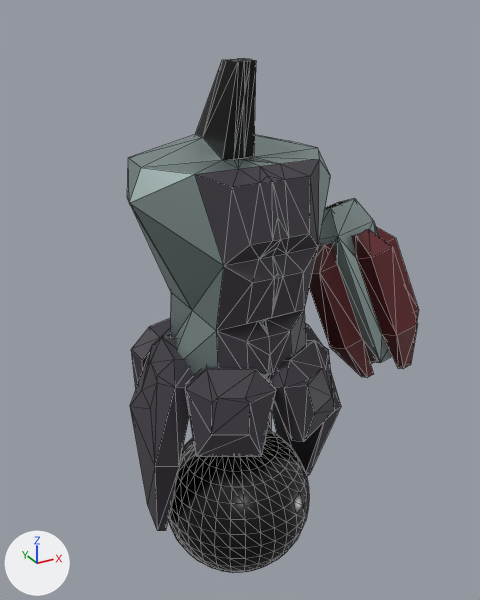
The glTF model character_body.glb, before and after one commit.
Camera for both pictures: a 50 mm camera at (-4.05, -7.47, 8.28) aimed at (0.01, -0.08, 4.58). Arrows for +X, +Y and +Z are at lower left; the lights stay in place. Mesh edges are drawn as thin lines. Where no turn or scale is listed for an object, it has been applied to the vertices.

The older version as bpy lines, for what is in view:
```python
me_cube_002 = bpy.data.meshes.new('Cube.002')
me_cube_002.from_pydata(...)  # 355 vertices, 706 faces; spans x -1.47..1.47, y -0.75..1.51, z -2.67..2.75
# faces by material slot: [350, 304, 20, 32]
me_cube_002.materials.append(mat_material_002)  # grey #a4b4b3
me_cube_002.materials.append(mat_material_001)  # black #3e3943
me_cube_002.materials.append(mat_material_005)  # black #000000
me_cube_002.materials.append(mat_material_007)  # black #000000
me_cube_004 = bpy.data.meshes.new('Cube.004')
me_cube_004.from_pydata(...)  # 116 vertices, 208 faces; spans x -1.54..1.54, y -1.3..1.58, z -0.14..2.89
me_cube_004.materials.append(mat_material_001)  # black #3e3943
me_sphere = bpy.data.meshes.new('Sphere')
me_sphere.from_pydata(...)  # a UV sphere (32 segments, 16 rings, poles along z) spanning x -1.15..1.15, y -1.15..1.15, z -1.15..1.15
me_sphere.materials.append(mat_material_007)  # black #000000
ob_cube = bpy.data.objects.new('Cube', me_cube_002)
ob_cube.location = (0.0, -0.36, 4.96)
ob_cube_002 = bpy.data.objects.new('Cube.002', me_cube_004)
ob_cube_002.location = (0.0, 0.0, 1.16)
ob_sphere = bpy.data.objects.new('Sphere', me_sphere)
ob_sphere.location = (0.0, 0.0, 1.16)
# also in view: 'Cube.004' at (2.12, -0.14, 4.35)
```
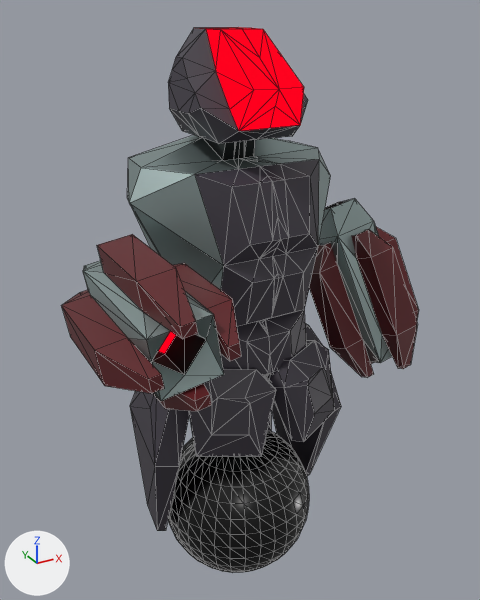
Diff of the bpy script that builds the scene:
```diff
--- a/character_body.glb.py
+++ b/character_body.glb.py
@@ me_cube_005 @@
+me_cube_005.from_pydata(...)  # 104 vertices, 204 faces; spans x -0.77..0.77, y -1.21..1.4, z -0.77..0.77
+# faces by material slot: [48, 96, 12, 48]
+me_cube_005.materials.append(mat_material_002)  # grey #a4b4b3
+me_cube_005.materials.append(mat_material_004)  # dark red #5f1d22
+me_cube_005.materials.append(mat_material_005)  # black #000000
+me_cube_005.materials.append(mat_material_006)  # black #000000
@@ me_cube_003 @@
+me_cube_003.from_pydata(...)  # 64 vertices, 124 faces; spans x -0.79..0.79, y -1.0..0.73, z -0.61..0.61
+# faces by material slot: [92, 32]
+me_cube_003.materials.append(mat_material_001)  # black #3e3943
+me_cube_003.materials.append(mat_material_005)  # black #000000
@@ ob_cube_003 @@
+ob_cube_003 = bpy.data.objects.new('Cube.003', me_cube_005)
+ob_cube_003.location = (-1.79, -1.3, 5.21)
@@ ob_cube_001 @@
+ob_cube_001 = bpy.data.objects.new('Cube.001', me_cube_003)
+ob_cube_001.location = (0.0, 0.0, 7.44)
```

Changed parts and their boxes [x1, y1, x2, y2] in the pictures (480 x 600 px):
'Cube.003', added: after [61, 234, 241, 411]
    faces in mat_material_004 (dark red #5f1d22): [61, 234, 241, 411]
    faces in mat_material_002 (grey #a4b4b3): [83, 260, 224, 401]
    faces in mat_material_006 (black #000000): [152, 335, 206, 375]
    faces in mat_material_005 (black #000000): [158, 331, 176, 354]
'Cube.001', added: after [168, 27, 308, 144]
    faces in mat_material_005 (black #000000): [204, 27, 304, 131]
    faces in mat_material_001 (black #3e3943): [168, 28, 308, 144]
